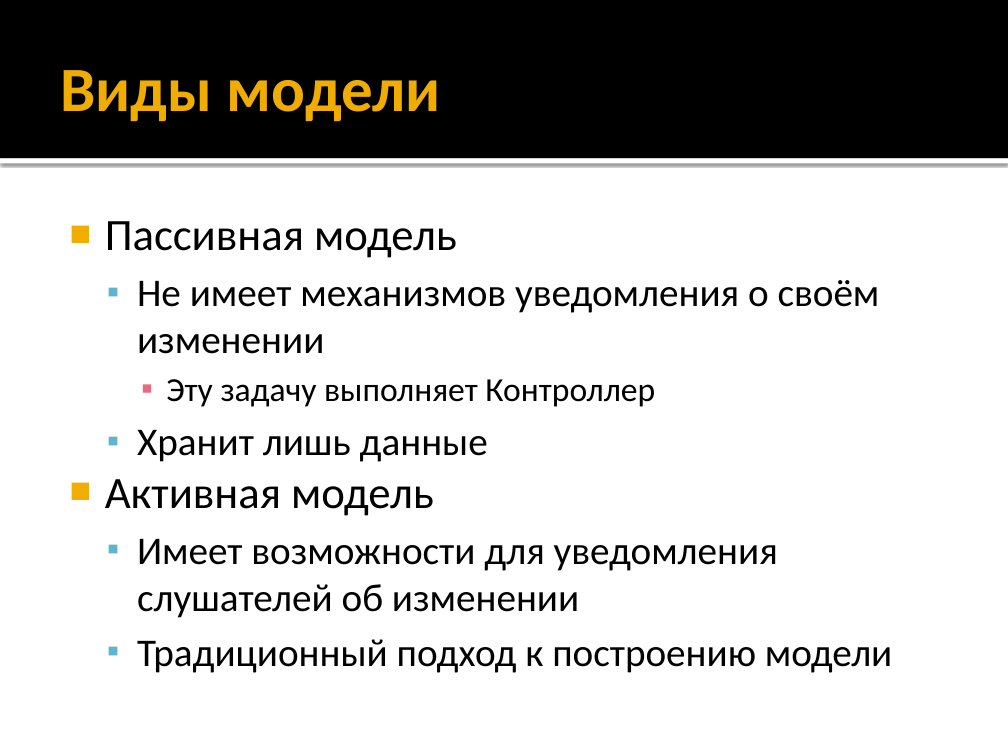
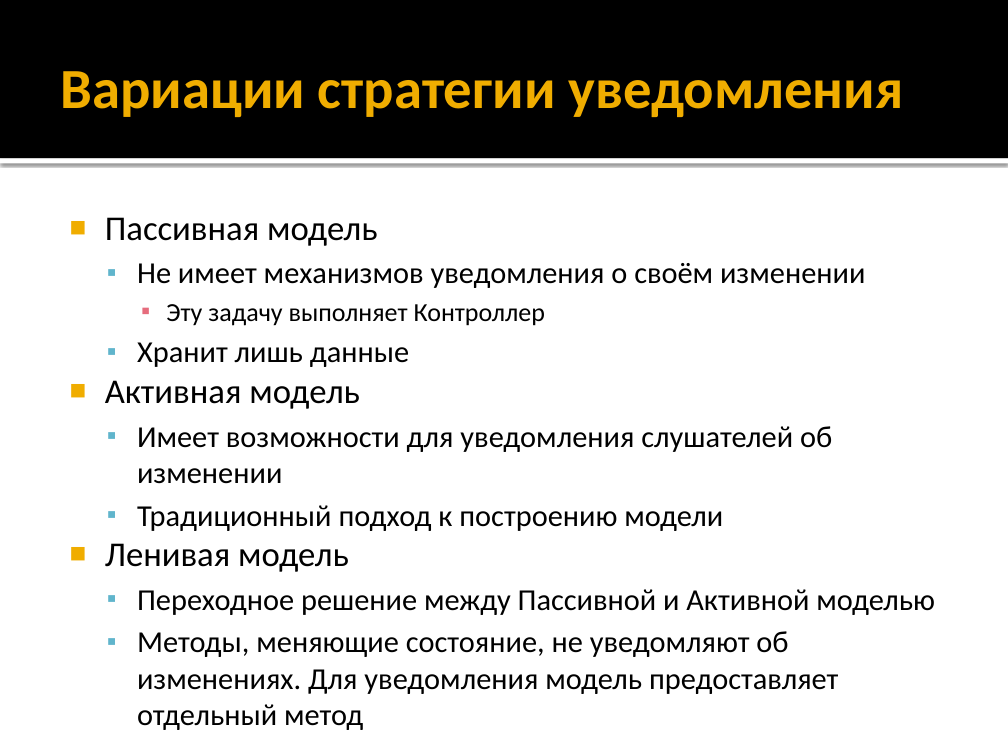
Before and after one commit to iv-sergius/ood, a slide deck: slide 30 of lectures/16.mvxx/mvxx.pptx (slide 16 before the commit). Drawn at 1008x756 pixels with LibreOffice and Linux fonts; fonts in the diff are those of the drawing. Boxes give left, top, right and bottom in pixels: in the first picture for what was removed or moved away, otherwise in the second. Text is boxed around its words. In the diff, an @@ line names an element or a change of style, - is before the commit and + after.

```diff
--- a/lectures/16.mvxx/mvxx.pptx
+++ b/lectures/16.mvxx/mvxx.pptx
@@ title at box(60, 71, 903, 117): text changed; size 45 to 40.5 pt @@
-Виды модели
+Вариации стратегии уведомления
@@ text at box(105, 217, 865, 531): size 32 to 24.8 pt in "Пассивная модель", "Активная модель"; size 28 to 21.7 pt in "Не имеет механизмов уведомления о своём изменении", "Хранит лишь данные", "Имеет возможности для уведомления слушателей об изменении", "Традиционный подход к построению модели"; size 24 to 18.6 pt in "Эту задачу выполняет Контроллер"; less space between paragraphs @@
@@ text at box(105, 543, 935, 694): paragraphs added @@
+■ Ленивая модель
+  ▪ Переходное решение между Пассивной и Активной моделью
+  ▪ Методы, меняющие состояние, не уведомляют об изменениях. Для уведомления модель предоставляет отдельный метод
```
Also in this commit, not shown: 4 other slides changed, 24 slides added, 3 slides removed, 3 other files.
